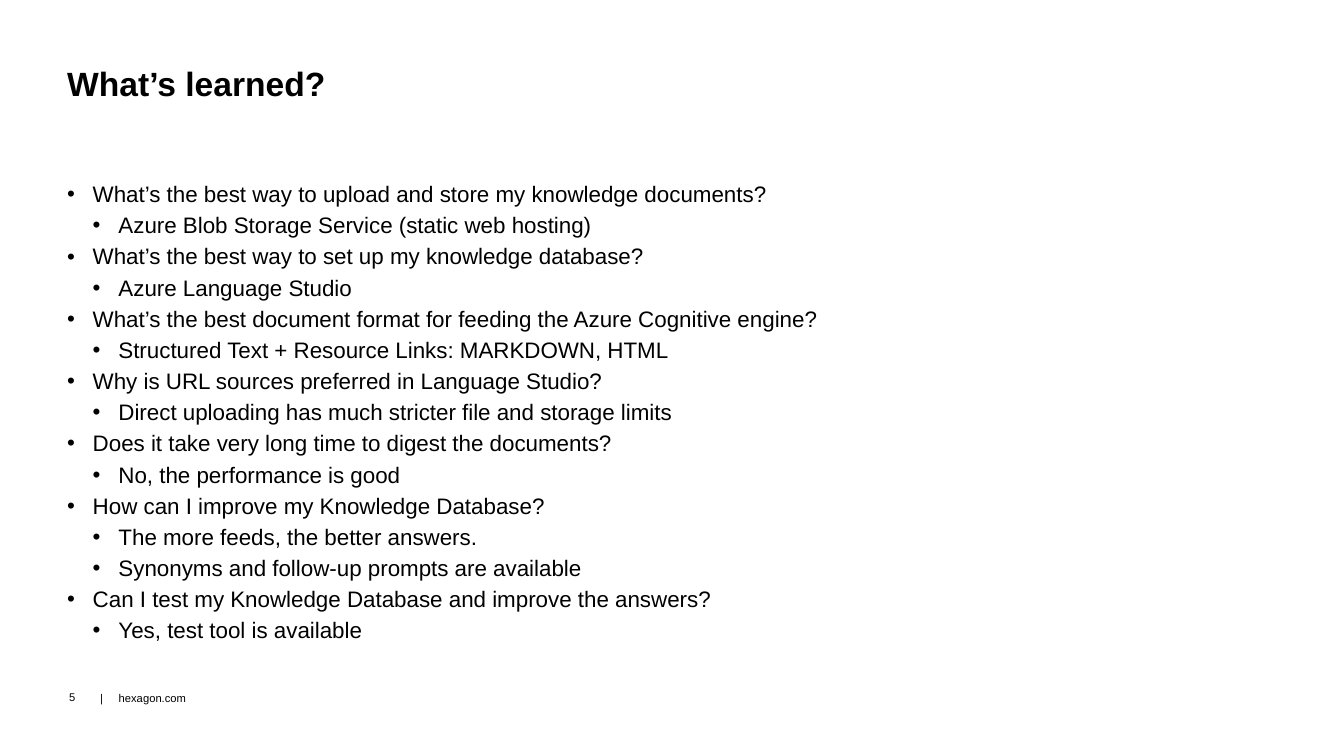
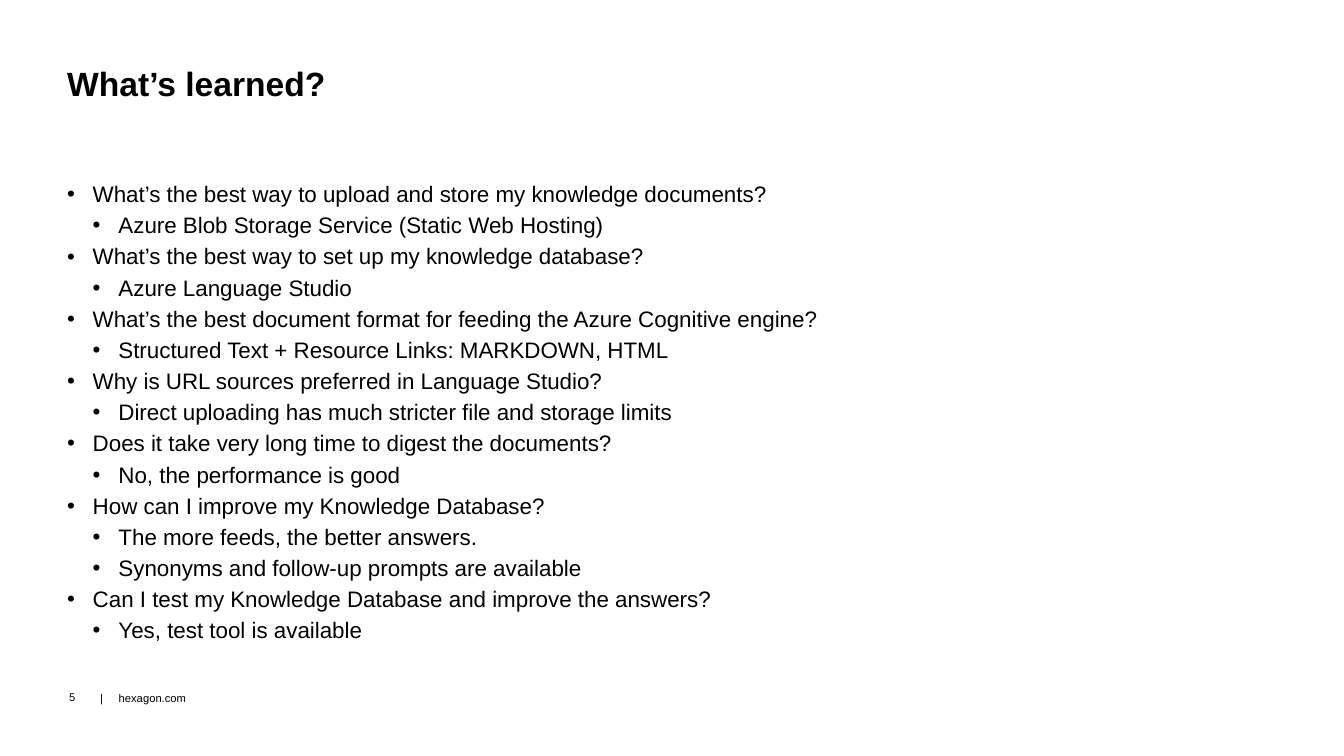
Before and after one commit to dongzgh/protos-vmccopilot, a slide deck: slide 5 of docs/VMC Hackathon 2024 - VMC.Chatbot - Demo.pptx. Drawn at 1344x756 pixels with LibreOffice and Linux fonts; fonts in the diff are those of the drawing; background and template pictures are left out. Boxes give left, top, right and bottom in pixels: in the first picture for what was removed or moved away, otherwise in the second. Text is boxed around its words. In the diff, an @@ line names an element or a change of style, - is before the commit and + after.

```diff
--- a/docs/VMC Hackathon 2024 - VMC.Chatbot - Demo.pptx
+++ b/docs/VMC Hackathon 2024 - VMC.Chatbot - Demo.pptx
@@ text at (118, 216, 603, 238): text changed @@
-  • Azure Blob Storage Service (static web hosting)
+  • Azure Blob Storage Service (Static Web Hosting)
```
Also in this commit, not shown: 2 other slides changed.
